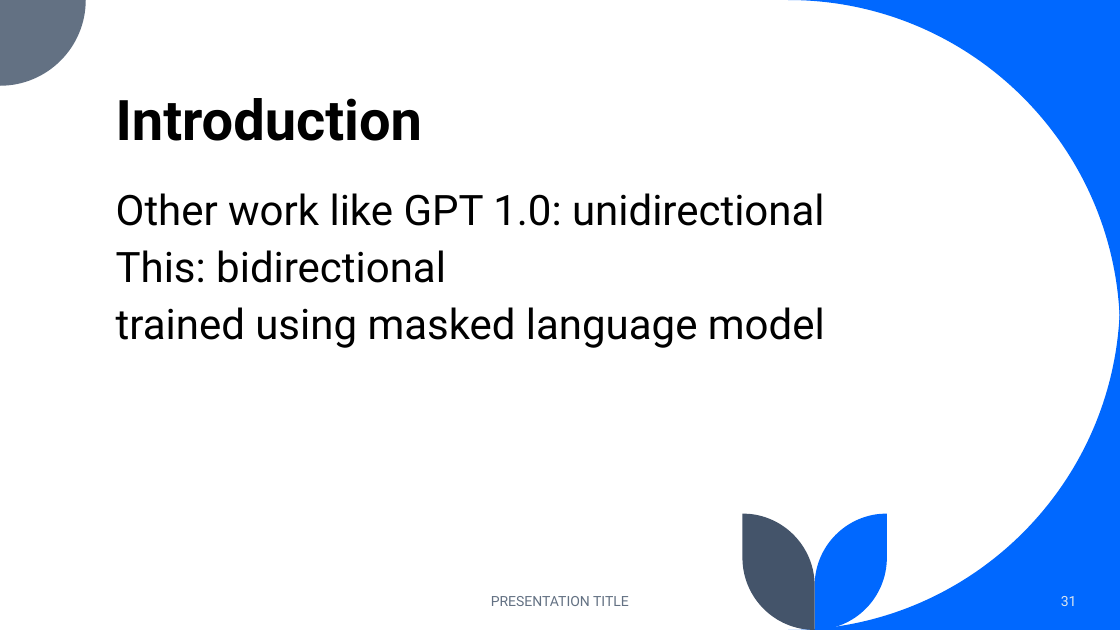
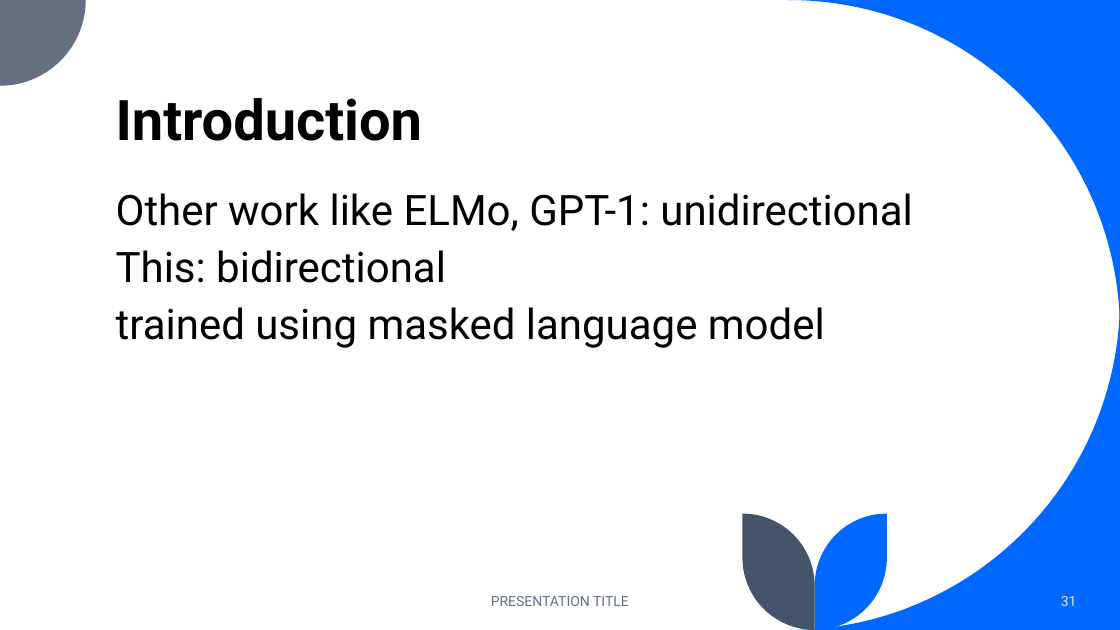
Before and after one commit to RCOOOOOOOOPh/LLM, a slide deck: slide 31 of Transformer_BERT.pptx. Drawn at 1120x630 pixels with LibreOffice and Linux fonts; fonts in the diff are those of the drawing. Boxes give left, top, right and bottom in pixels: in the first picture for what was removed or moved away, otherwise in the second. Text is boxed around its words. In the diff, an @@ line names an element or a change of style, - is before the commit and + after.

```diff
--- a/Transformer_BERT.pptx
+++ b/Transformer_BERT.pptx
@@ text at <box>116,193,913,231</box>: text changed @@
-Other work like GPT 1.0: unidirectional
+Other work like ELMo, GPT-1: unidirectional
```
Also in this commit, not shown: 36 other files.
